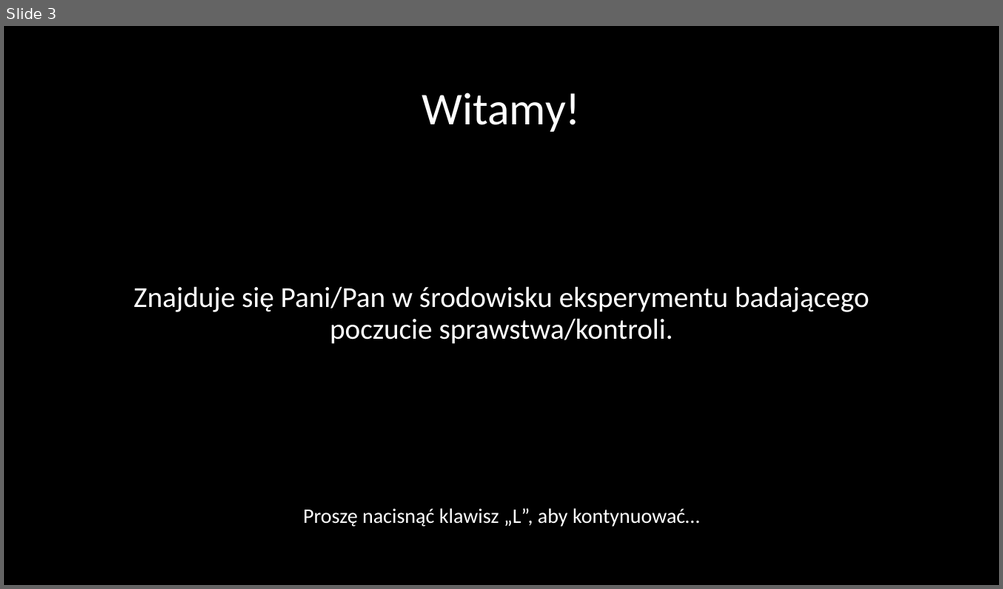
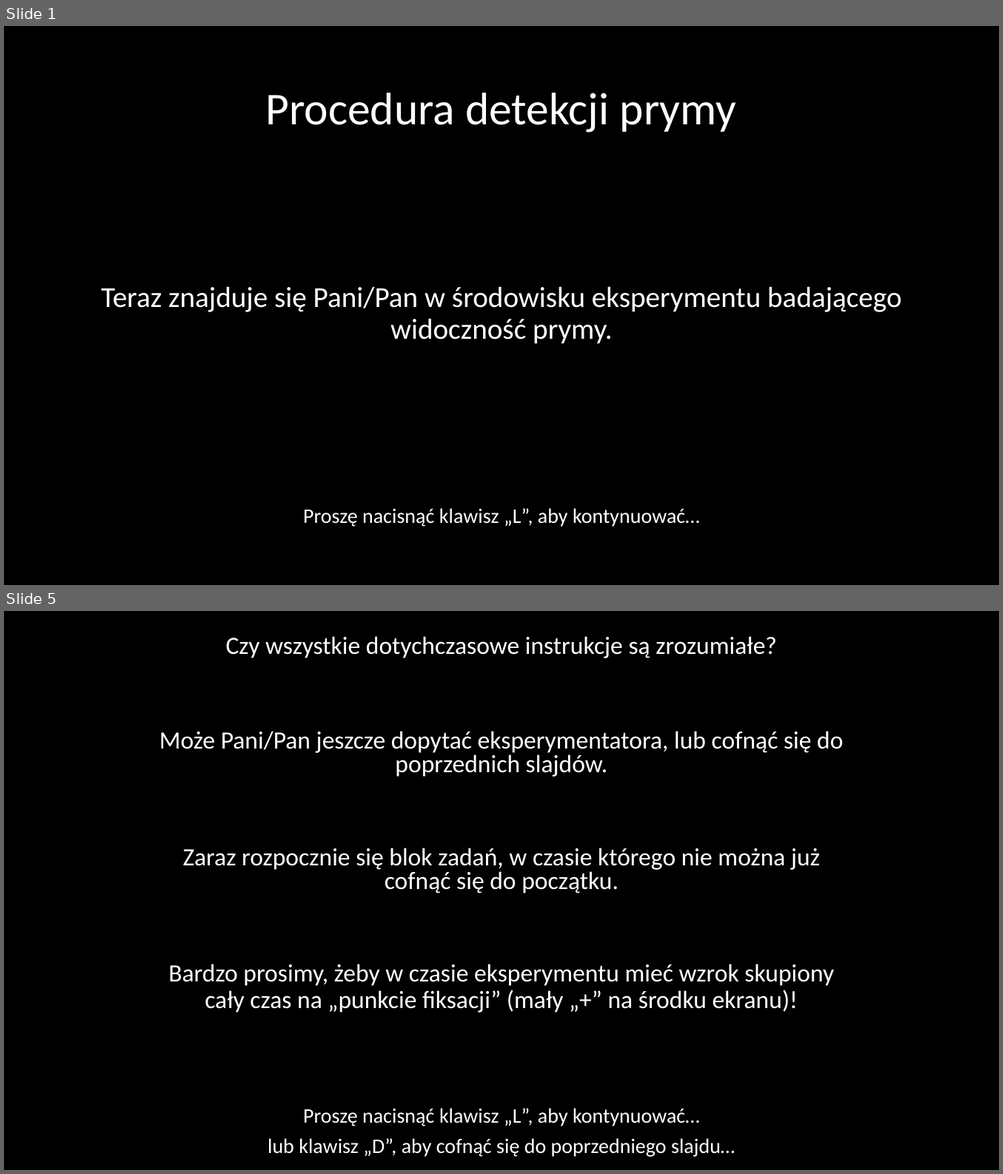
Before and after one commit to mmagnuski/senofag, a slide deck: EPRIME procedura png/Slajdy_Dprime.pptx. Shown one above the other, each under a label of ours: slide 3 before the commit, slides 1 and 5 after it; the slides between them are not shown. The pictures are 1003x589 and 1003x1174 pixels, drawn with LibreOffice and Linux fonts; fonts in the diff are those of the drawing. Boxes give left, top, right and bottom in pixels: in the first picture for what was removed or moved away, otherwise in the second. Text is boxed around its words. In the diff, an @@ line names an element or a change of style, - is before the commit and + after.

```diff
--- a/EPRIME procedura png/Slajdy_Dprime.pptx
+++ b/EPRIME procedura png/Slajdy_Dprime.pptx
@@ slide 5 added at bbox=[4, 611, 999, 1170], background #000000 @@
@@ text added at bbox=[226, 636, 777, 658], 24 pt, text #FFFFFF @@
+Czy wszystkie dotychczasowe instrukcje są zrozumiałe?
@@ text added at bbox=[159, 731, 842, 777], 24 pt, text #FFFFFF @@
+Może Pani/Pan jeszcze dopytać eksperymentatora, lub cofnąć się do poprzednich slajdów.
@@ text added at bbox=[183, 848, 819, 894], 24 pt, text #FFFFFF @@
+Zaraz rozpocznie się blok zadań, w czasie którego nie można już cofnąć się do początku.
@@ text added at bbox=[168, 964, 834, 1013], 24 pt, text #FFFFFF @@
+Bardzo prosimy, żeby w czasie eksperymentu mieć wzrok skupiony cały czas na „punkcie fiksacji” (mały „+” na środku ekranu)!
@@ text added at bbox=[267, 1108, 734, 1157], 20 pt, text #FFFFFF @@
+Proszę nacisnąć klawisz „L”, aby kontynuować…
+lub klawisz „D”, aby cofnąć się do poprzedniego slajdu…
@@ what was slide 3 is now slide 1 @@
@@ slide 1 changed as well @@
@@ title at bbox=[265, 93, 737, 133]: text changed @@
-Witamy!
+Procedura detekcji prymy
@@ text at bbox=[101, 286, 902, 344]: text changed @@
-Znajduje się Pani/Pan w środowisku eksperymentu badającego poczucie sprawstwa/kontroli.
+Teraz znajduje się Pani/Pan w środowisku eksperymentu badającego widoczność prymy.
```
Also in this commit, not shown: 1 other slide changed, 8 other slides added, 5 slides removed, 16 other files.
